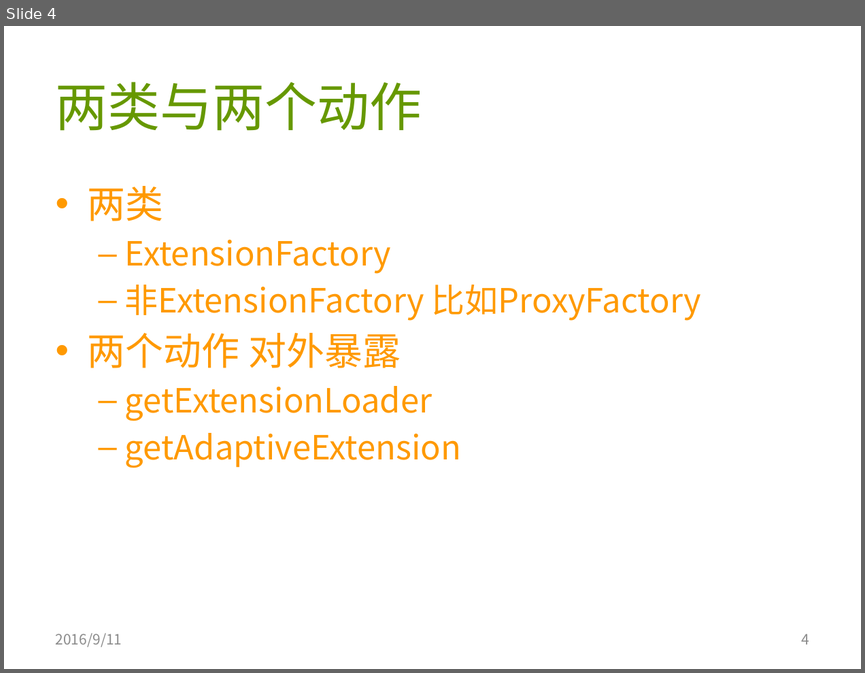
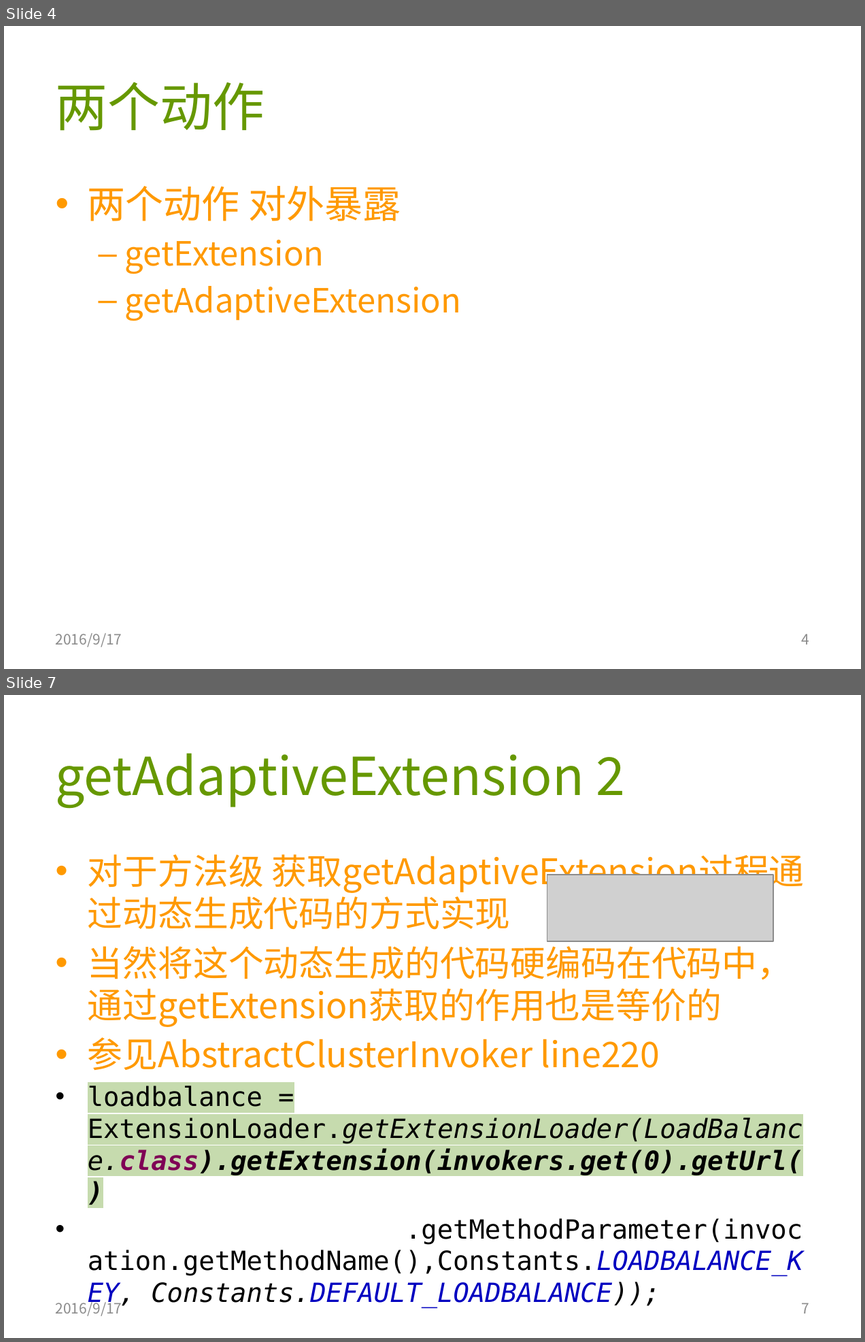
Before and after one commit to AmarRocks/demo, a slide deck: 04.dubbo_demo/document/dubbo源码分析3-扩展点.pptx. Shown one above the other, each under a label of ours: slide 4 before the commit, slides 4 and 7 after it; the slides between them are not shown. The pictures are 865x673 and 865x1342 pixels, drawn with LibreOffice and Linux fonts; fonts in the diff are those of the drawing; grey boxes stand for pictures. Boxes give left, top, right and bottom in pixels: in the first picture for what was removed or moved away, otherwise in the second. Text is boxed around its words. In the diff, an @@ line names an element or a change of style, - is before the commit and + after.

Commit message:
dubbo src study3 extension close

```diff
--- a/04.dubbo_demo/document/dubbo源码分析3-扩展点.pptx
+++ b/04.dubbo_demo/document/dubbo源码分析3-扩展点.pptx
@@ slide 7 added at [4, 695, 861, 1338], background #FFFFFF @@
@@ title added at [56, 753, 625, 808], 44 pt, text #669800 @@
+getAdaptiveExtension 2
@@ text added at [88, 854, 804, 1307], 22.2 pt, text #000000 @@
+• 对于方法级 获取getAdaptiveExtension过程通过动态生成代码的方式实现
+• 当然将这个动态生成的代码硬编码在代码中，通过getExtension获取的作用也是等价的
+• 参见AbstractClusterInvoker line220
+• loadbalance = ExtensionLoader.getExtensionLoader(LoadBalance.class).getExtension(invokers.get(0).getUrl()
+• .getMethodParameter(invocation.getMethodName(),Constants.LOADBALANCE_KEY, Constants.DEFAULT_LOADBALANCE));
@@ picture added at [547, 875, 773, 942] @@
@@ text added at [56, 1299, 122, 1316], 12 pt, text #8C8C8C @@
+2016/9/17
@@ page number added at [802, 1302, 810, 1313], 12 pt, text #8C8C8C @@
+7
@@ slide 4 changed as well @@
@@ title at [56, 82, 265, 131]: text changed @@
-两类与两个动作
+两个动作
@@ text at [88, 186, 701, 320]: paragraphs removed @@
-• 两类
-  – ExtensionFactory
-  – 非ExtensionFactory 比如ProxyFactory
@@ text at [125, 240, 324, 274]: text changed @@
-  – getExtensionLoader
+  – getExtension
@@ text at [56, 633, 122, 647]: text changed @@
-2016/9/11
+2016/9/17
```
Also in this commit, not shown: 4 other slides changed, 2 other slides added, 1 slide removed, 2 other files.
